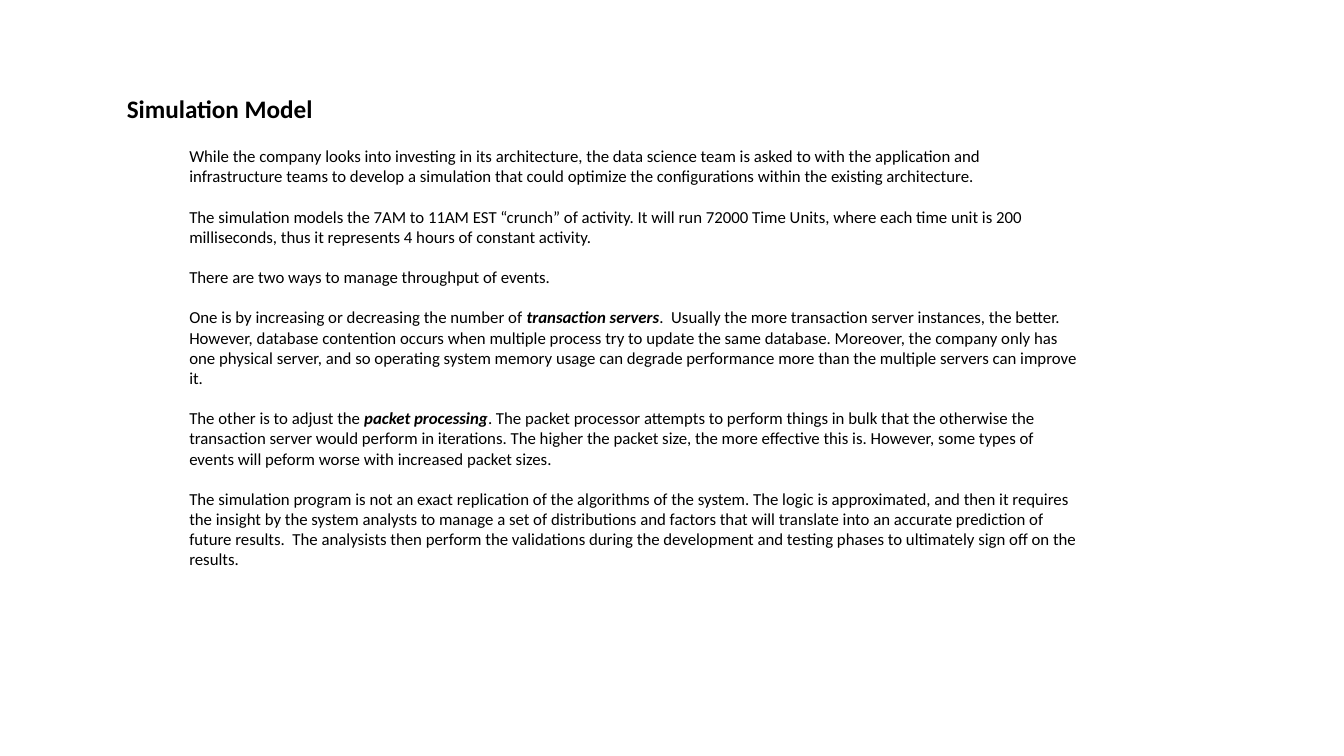
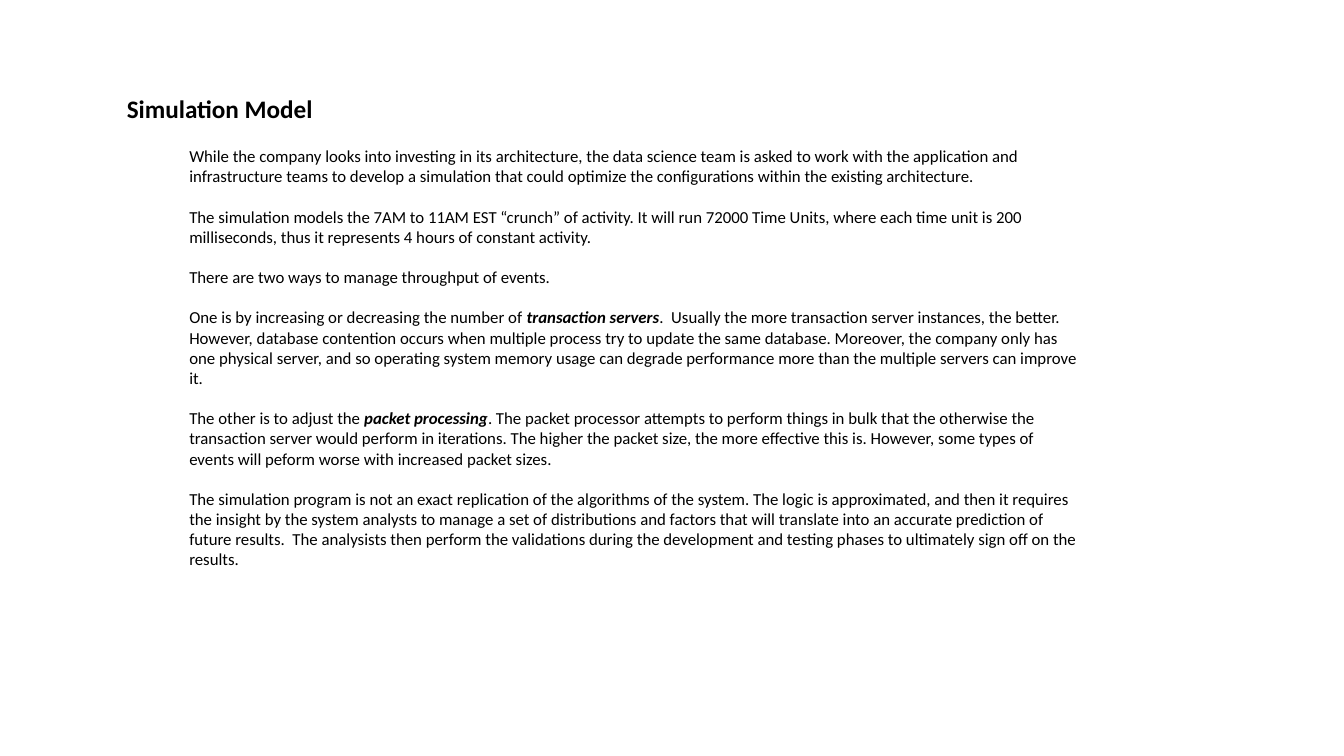
Before and after one commit to TheReallyBigApple/CunyAssignments, a slide deck: slide 2 of Data604/Data604_Project_ServerOptimization.pptx. Drawn at 1344x756 pixels with LibreOffice and Linux fonts; fonts in the diff are those of the drawing. Boxes give left, top, right and bottom in pixels: in the first picture for what was removed or moved away, otherwise in the second. Text is boxed around its words. In the diff, an @@ line names an element or a change of style, - is before the commit and + after.

```diff
--- a/Data604/Data604_Project_ServerOptimization.pptx
+++ b/Data604/Data604_Project_ServerOptimization.pptx
@@ text at bbox=[189, 150, 1018, 185]: text changed @@
-While the company looks into investing in its architecture, the data science team is asked to with the application and infrastructure teams to develop a simulation that could optimize the configurations within the existing architecture.
+While the company looks into investing in its architecture, the data science team is asked to work with the application and infrastructure teams to develop a simulation that could optimize the configurations within the existing architecture.
```
Also in this commit, not shown: 1 other slide changed.
